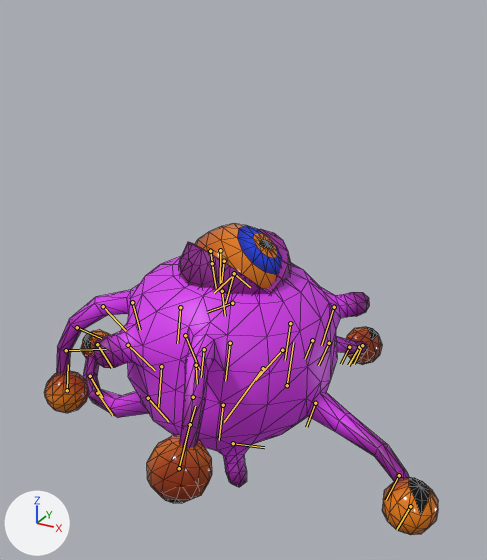
The glTF model BaseFramework 3D/Asset/Models/Boss/Beholder/Beholder.gltf as it was, and as the next commit left it.
Before and after are seen from a camera (50 mm lens) standing at (1.2, -2.64, 1.04) and looking at (0.09, -0.63, 0.03). Lighting does not change. The marker at lower left points along +X, +Y and +Z. The picture after the commit comes second. Both versions are drawn at frame 16 of the action 'Die'; the numbers are the values there. The bones that change, and the others that lie on the model, are drawn over the model as lines. Mesh edges are drawn as thin lines.

Objects in the first picture: 'BeholderMesh'.
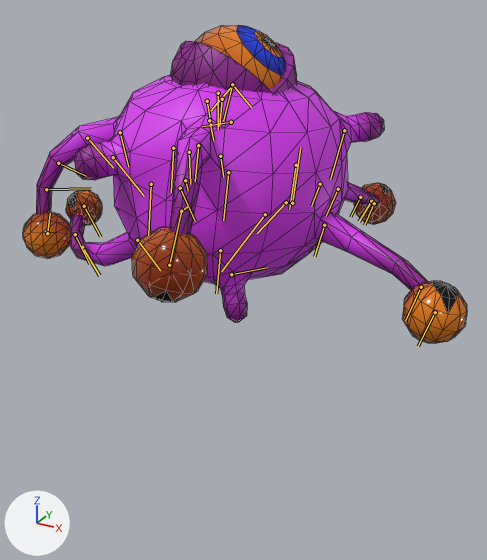
Pixel boxes [x1, y1, x2, y2] of what changed, in the pictures (487 x 560 px):
'BeholderMesh', posed (13% wider)
    before: [44, 223, 438, 535]
    after: [23, 25, 467, 344]
bone 'Root', root to tip
    before: (263, 368) to (224, 422)
    after: (265, 214) to (221, 271)

The change in detail:
Bone 'Root' (bone_root) moves from (-0.986, -0.588, 0.087) to (-0.484, -0.121, 0.087).
